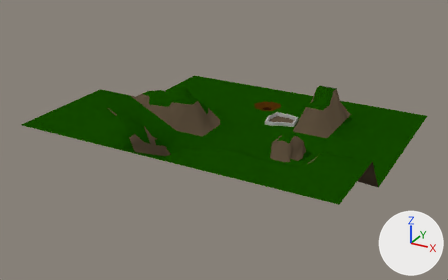
A saved change to the Blender file models/ground.blend.
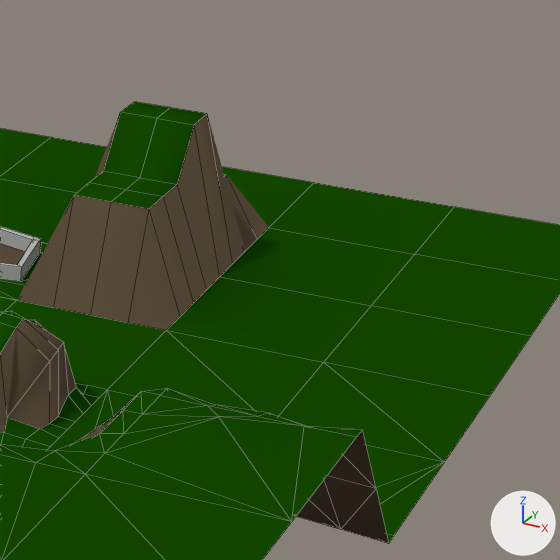
Old and new are each drawn whole from a camera (50 mm lens) standing at (6.96, -13.77, 6.67) and looking at (-0.36, -0.46, 0.02) and again close up on the part from 64% to 93% of the width and 22% to 68% of the height. Arrows for +X, +Y and +Z are at lower right; the lights stay in place. The close-ups show mesh edges as thin lines.

The older version as bpy lines, for what is in view:
```python
me_plane = bpy.data.meshes.new('Plane')
me_plane.from_pydata(...)  # 296 vertices, 310 faces; spans x -4.0..4.0, y -4.0..4.0, z 0.0..1.16
me_plane.polygons.foreach_set('use_smooth', [True] * 310)
# faces by material slot: [200, 110]
me_plane.materials.append(mat_grass)  # dark green #144900
me_plane.materials.append(mat_rocks)  # brown #5c4e3d
# before: 20 (2.0, 0.0, 0.0) at pixel (107, 389), 48 (3.0, 0.0, 0.0), 62 (2.0, 1.0, 0.0) at pixel (166, 330), 65 (3.0, 1.0, 0.0) at pixel (323, 362)
me_plane_001 = bpy.data.meshes.new('Plane.001')
me_plane_001.from_pydata(...)  # 25 vertices, 32 faces; spans x 3.0..4.0, y -2.0..-1.0, z 0.0..1.0
me_plane_001.polygons.foreach_set('use_smooth', [True] * 32)
# faces by material slot: [16, 16]
me_plane_001.materials.append(mat_grass)  # dark green #144900
me_plane_001.materials.append(mat_rocks)  # brown #5c4e3d
me_plane_008 = bpy.data.meshes.new('Plane.008')
me_plane_008.from_pydata(...)  # 56 vertices, 51 faces; spans x -0.5..0.5, y -0.5..0.5, z -0.002..0.1
# faces by material slot: [16, 31, 4]
me_plane_008.materials.append(mat_grass)  # dark green #144900
me_plane_008.materials.append(mat_concrete)  # grey #bbbdba
me_plane_008.materials.append(mat_rocks)  # brown #5c4e3d
ob_001_base = bpy.data.objects.new('001.base', me_plane_008)
ob_001_base.location = (0.5, 1.5, 0.0)
ob_00a_cliff01 = bpy.data.objects.new('00a.cliff01', me_plane_001)
ob_00a_cliff01.location = (0.0, 0.0, 0.0)
ob_plane = bpy.data.objects.new('Plane', me_plane)
ob_plane.location = (0.0, 0.0, 0.0)
# also in view: '00a.cliff03' at (2.5, -2.5, 0.5); '004.plateau01' at (1.5, -0.5, 0.28)
```
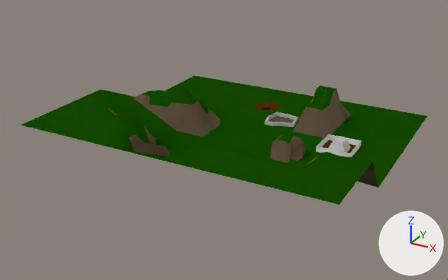
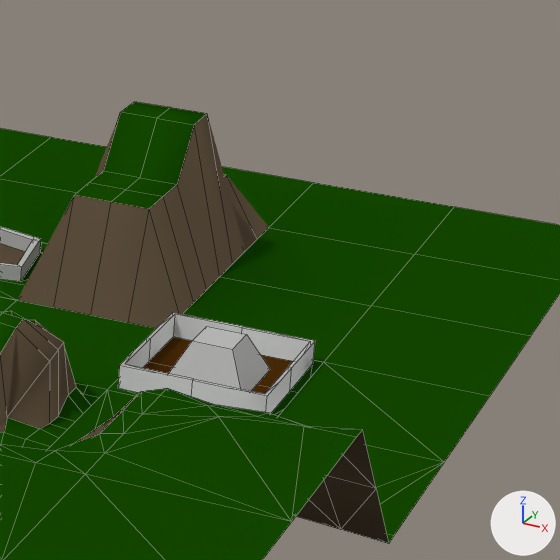
Commit message: started working on adding towers into the map

Changed parts and their boxes [x1, y1, x2, y2] in the close-ups (560 x 560 px):
'005.tower', added
    after: [107, 313, 323, 416]
    faces in mat_concrete (grey #bbbdba): [118, 313, 315, 413]
    faces in mat_dirt (brown #4b2c08): [143, 337, 293, 394]
    faces in mat_grass (dark green #144900): [107, 360, 323, 416]
part 1 of me_plane, deleted (green)
    before: [107, 331, 323, 416]

The change, as a list of edits to the scene's bpy script:
```text
Change me_plane:
    where me_plane.from_pydata(...)  # 296 vertices, 310 faces; spans x -4.0..4.0, y -4.0..4.0, z 0.0..1.16
    used by ob_plane; location = (0.0, 0.0, 0.0)
    verts and faces of me_plane; kept vertices keep their numbers, new ones are numbered from 296
    me_plane part 1
    add delete_faces([(20, 48, 62), (48, 65, 62)])
Add me_base:
    me_base.from_pydata(...)  # 66 vertices, 49 faces; spans x -0.5..0.5, y -0.5..0.5, z 0.0..0.25
    # faces by material slot: [12, 33, 4]
    me_base.materials.append(mat_grass)  # dark green #144900
    me_base.materials.append(mat_concrete)  # grey #bbbdba
    me_base.materials.append(mat_dirt)  # brown #4b2c08
Add ob_005_tower:
    ob_005_tower = bpy.data.objects.new('005.tower', me_base)
    ob_005_tower.location = (2.5, 0.5, 0.0)
```
